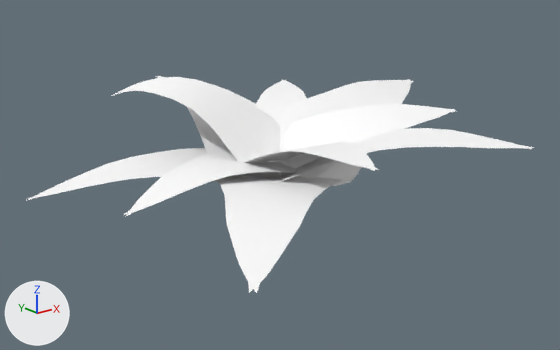
Two versions of the FBX model Major_Project_4th_Dimension/Assets/EnvironmentAssets/Props/Foliage/SM_foliage.fbx, one commit apart.
Before and after are seen from a 50 mm lens placed at (-1.169, -1.406, 0.546), pointed at (-0.037, 0.008, -0.02). Arrows for +X, +Y and +Z are at lower left; the lights stay in place. Where no turn or scale is listed for an object, it has been applied to the vertices. Vertices at the same position are counted once.

Names of what the first picture shows: 'SM_foliage'.
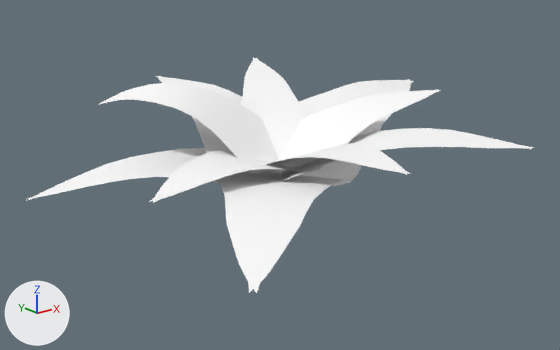
Where the newer file only moved an object's origin or applied its transform, the numbers keep the older frame.

Where the change shows, as pixel boxes (x1, y1, x2, y2) in the pictures (560 x 350 px; the box of a moved part takes in the faces that stretch with it):
'SM_foliage', reshaped (8% taller): before (26, 76, 535, 293); after (26, 58, 535, 293)
part 1 of me_mesh, moved or reshaped: before (255, 80, 315, 152); after (281, 89, 442, 172)
part 2 of me_mesh, moved or reshaped: before (112, 77, 281, 162); after (99, 83, 279, 174)
part 3 of me_mesh, moved or reshaped: before (245, 142, 378, 171); after (240, 58, 308, 161)
part 4 of me_mesh, added: after (149, 150, 306, 203)
part 5 of me_mesh, added: after (266, 143, 411, 175)
part 6 of me_mesh, deleted: before (124, 104, 455, 216)
part 7 of me_mesh, moved or reshaped: before (280, 161, 293, 175); after (279, 164, 301, 175)

The change, as a list of edits to the scene's bpy script:
```text
Change me_mesh:
    where me_mesh.from_pydata(...)  # 419 vertices, 300 faces; spans x -0.569..0.536, y -0.52..0.585, z -0.046..0.201
    used by ob_sm_foliage; location = (0.0, 0.0, 0.0)
    verts and faces of me_mesh; kept vertices keep their numbers, new ones are numbered from 419
    before: 4 (-0.038, 0.007, -0.015) at pixel (280, 172), 10 (-0.024, 0.046, 0.012), 14 (-0.003, -0.03, -0.017), 31 (0.023, 0.011, 0.017), 46 (-0.038, 0.007, -0.015) at pixel (280, 172)
    before: 52 (0.009, 0.003, -0.001), 56 (-0.066, -0.034, -0.004) at pixel (281, 174), 73 (-0.011, -0.048, 0.017)
    me_mesh part 1: the loose piece of 42 vertices spanning x -0.091..0.248, y -0.03..0.343, z 0.016..0.135 is multiplied about its middle by the matrix ((0.387, 0.91, -0.146), (-0.918, 0.366, -0.149), (-0.082, 0.192, 0.978)), then moved by (0.058, -0.21, 0.01)
    me_mesh part 2: the loose piece of 42 vertices spanning x -0.292..0.028, y -0.016..0.384, z 0.016..0.201 is multiplied about its middle by the matrix ((0.984, -0.177, -0.019), (0.176, 0.984, -0.025), (0.023, 0.021, 1.0)), then moved by (-0.03, -0.022, -0.006)
    me_mesh part 3: the loose piece of 42 vertices spanning x -0.168..0.061, y -0.422..0.007, z 0.016..0.118 is multiplied about its middle by the matrix ((-0.968, -0.231, -0.102), (0.248, -0.943, -0.22), (-0.045, -0.238, 0.97)), then moved by (0.075, 0.402, 0.038)
    me_mesh part 4: the loose piece of 42 vertices spanning x -0.569..-0.021, y -0.091..0.295, z -0.046..0.028 is copied, and the copy is multiplied about its middle by the matrix ((0.53, -0.528, 0.094), (0.532, 0.534, 0.001), (-0.067, 0.066, 0.748)), then moved by (0.073, -0.181, 0.045); it spans x -0.469..-0.036, y -0.133..0.098, z 0.008..0.069
    me_mesh part 5: the loose piece of 42 vertices spanning x -0.168..0.061, y -0.422..0.007, z 0.016..0.118 is copied, and the copy is multiplied about its middle by the matrix ((0.984, -0.177, -0.019), (0.176, 0.984, -0.025), (0.023, 0.021, 1.0)), then moved by (0.039, 0.0, -0.013); it spans x -0.156..0.075, y -0.436..0.007, z 0.008..0.103
    me_mesh part 6: the loose piece of 83 vertices spanning x -0.487..0.341, y -0.22..0.113, z -0.008..0.141 is deleted
    me_mesh part 7
    add delete_faces([(4, 31, 10), (4, 14, 31), (46, 73, 52), (46, 56, 73)])
    add faces += [(4, 73, 52), (4, 56, 73), (10, 46, 31), (14, 31, 46)]
```
